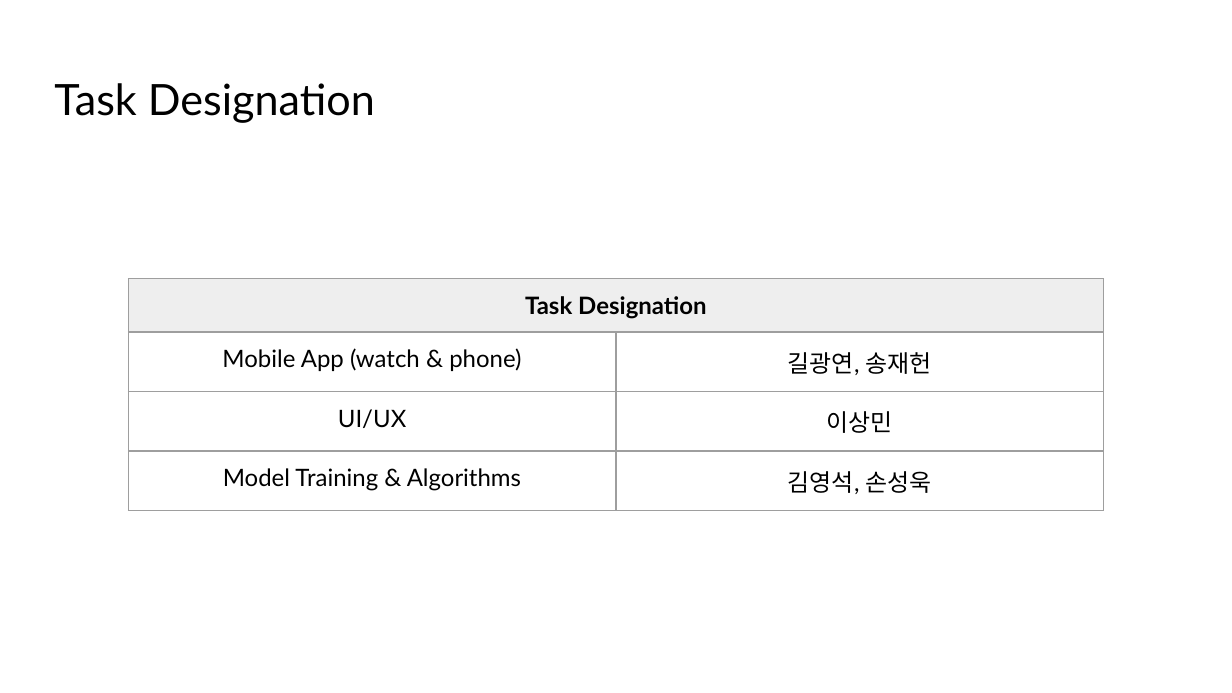
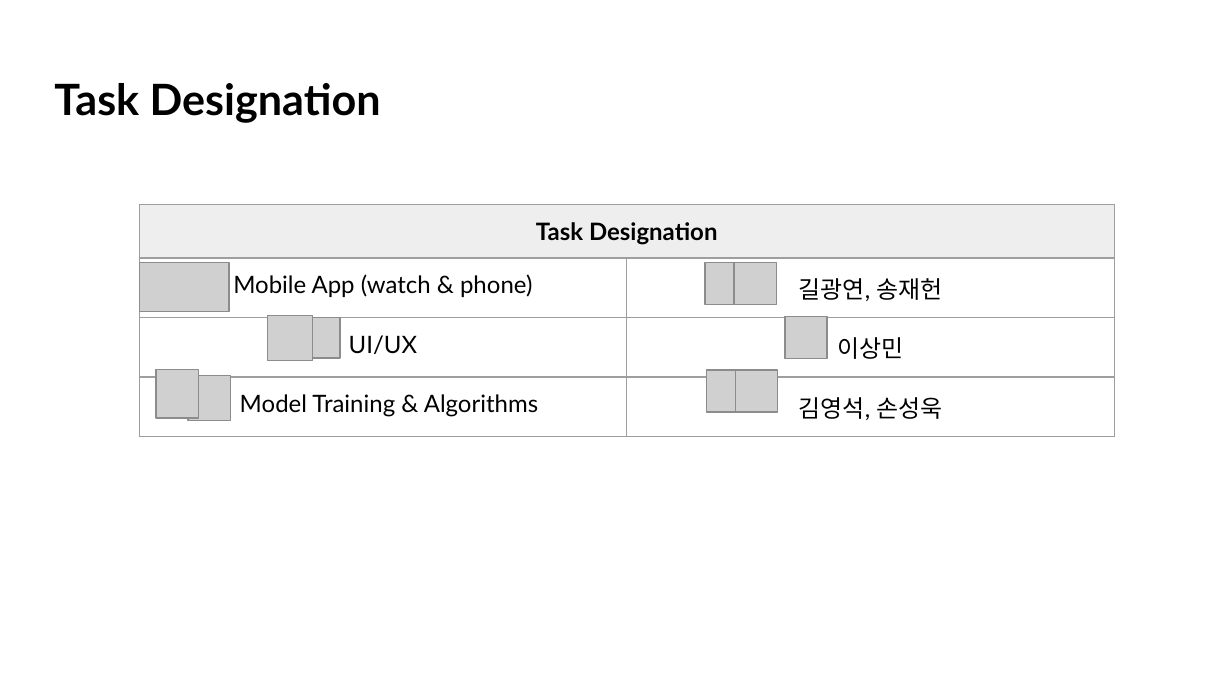
Before and after one commit to crazyboy9103/2021_2_MCA_team7, a slide deck: slide 13 of Project Proposal.pptx (slide 14 before the commit). Drawn at 1232x693 pixels with LibreOffice and Linux fonts; fonts in the diff are those of the drawing; grey boxes stand for pictures. Boxes give left, top, right and bottom in pixels: in the first picture for what was removed or moved away, otherwise in the second. Text is boxed around its words. In the diff, an @@ line names an element or a change of style, - is before the commit and + after.

```diff
--- a/Project Proposal.pptx
+++ b/Project Proposal.pptx
@@ title "Task Designation" at [54,83,381,123]: bold on @@
@@ table: place and size @@
-table at [128,278,1104,683]
+table at [139,205,1115,609]
@@ picture added at [139,262,229,312] @@
@@ picture added at [705,262,747,304] @@
@@ picture added at [734,262,776,304] @@
@@ picture added at [267,315,312,360] @@
@@ picture added at [313,318,340,359] @@
@@ picture added at [785,317,827,359] @@
@@ picture added at [156,370,198,418] @@
@@ picture added at [188,376,230,420] @@
@@ picture added at [706,370,748,411] @@
@@ picture added at [736,370,777,411] @@
```
Also in this commit, not shown: 11 other slides changed, 2 slides added, 1 slide removed, 1 other file.
